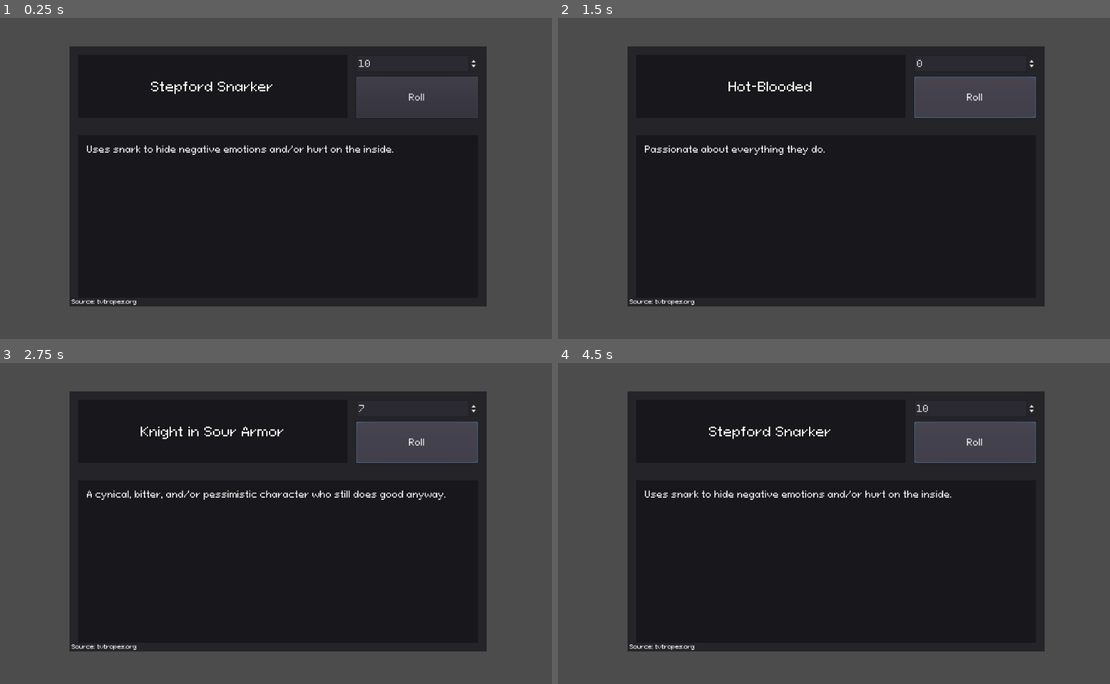
Above: before the commit, frames 1-4 (two rows, left to right).
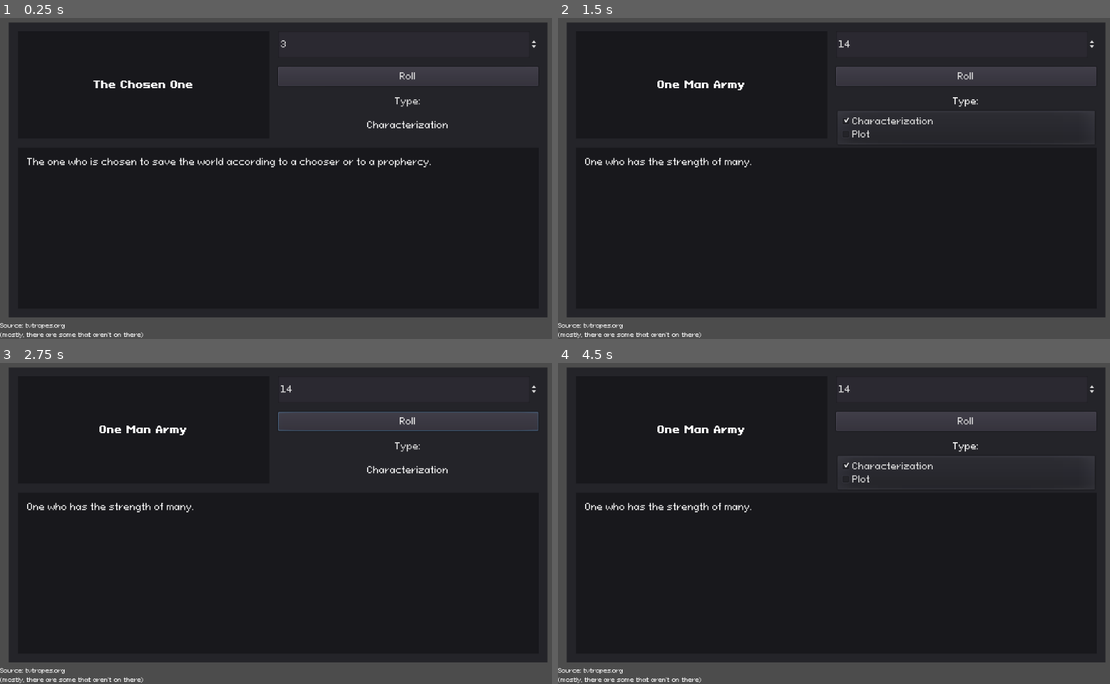
Above: after the commit, the same moments.

Repository: Toy-Sparker/trope_generator_thing
Game: Godot game, scene res://Scenes/SceneHandler.tscn
Same seed, same stepped clock (60 frames per second), same inputs: the game is played once before the commit and once after it.
Inputs (mouse positions are in pixels of both pictures, inside the frame that each line leads up to):
- Up to frame 1 (0.25 s): no input
- Up to frame 2 (1.5 s): click "Roll" at 0.5 s; click (966, 101) at 1.25 s, where only the run after the commit has a clickable "Type:"
- Up to frame 3 (2.75 s): click "Roll" at 2 s
- Up to frame 4 (4.5 s): click (966, 446) at 2.75 s, where only the run after the commit has a clickable "Type:"; click "Roll" at 3.5 s; click (966, 446) at 4.25 s, where only the run after the commit has a clickable "Type:"

The runs differ from the first frame. In frame 1, 32% of the frame differs, in the area x 0-100%, y 1-100%; in frame 2, 33%; in frame 3, 33%; in frame 4, 33%.

Commit message:
Commit #6 (01/01/2023) - Trope Types
- Added trope types
- Added more tropes
- UI is adjusted so that it works better on mobile

Diff:
--- a/Scenes/SceneHandler.tscn
+++ b/Scenes/SceneHandler.tscn
@@ -1,14 +1,16 @@
-[gd_scene load_steps=6 format=2]
+[gd_scene load_steps=8 format=2]
 
-[ext_resource path="res://StyleBoxFlat_Dark.tres" type="StyleBox" id=1]
+[ext_resource path="res://UI Themes/StyleBoxFlat_Dark.tres" type="StyleBox" id=1]
 [ext_resource path="res://Scripts/TropeHandler.gd" type="Script" id=2]
 [ext_resource path="res://Fonts/PIXELOIDSANS.TTF" type="DynamicFontData" id=3]
+[ext_resource path="res://Fonts/PIXELOIDSANS-BOLD.TTF" type="DynamicFontData" id=4]
+
+[sub_resource type="DynamicFont" id=3]
+font_data = ExtResource( 3 )
 
 [sub_resource type="DynamicFont" id=1]
-size = 24
-outline_size = 1
-outline_color = Color( 0, 0, 0, 1 )
-font_data = ExtResource( 3 )
+size = 18
+font_data = ExtResource( 4 )
 
 [sub_resource type="DynamicFont" id=2]
 size = 11
@@ -22,85 +24,119 @@
 [node name="UI" type="CanvasLayer" parent="TropeHandler"]
 
 [node name="BasePanel" type="Panel" parent="TropeHandler/UI"]
-anchor_left = 0.125
-anchor_top = 0.1
-anchor_right = 0.875
-anchor_bottom = 0.9
-margin_right = -6.10352e-05
+anchor_left = 0.016
+anchor_top = 0.027
+anchor_right = 0.984
+anchor_bottom = 0.933
+margin_left = -0.384001
+margin_top = -0.200001
+margin_right = 0.383972
+margin_bottom = 0.200012
 
-[node name="Button" type="Button" parent="TropeHandler/UI/BasePanel"]
-anchor_left = 0.687
-anchor_top = 0.117
-anchor_right = 0.979
-anchor_bottom = 0.275
-margin_left = 0.383972
-margin_top = -0.160004
-margin_right = 0.127991
-text = "Roll"
-
-[node name="SpinBox" type="SpinBox" parent="TropeHandler/UI/BasePanel"]
-anchor_left = 0.687
-anchor_top = 0.033
-anchor_right = 0.979
-anchor_bottom = 0.1
-margin_left = 0.383972
-margin_top = 0.16
-margin_right = 0.127991
-rounded = true
+[node name="TropeTypeLabel" type="Label" parent="TropeHandler/UI/BasePanel"]
+anchor_left = 0.5
+anchor_top = 0.303
+anchor_right = 0.983
+anchor_bottom = 0.394
+margin_top = 0.0159912
+margin_right = 0.319946
+margin_bottom = -0.0320129
+custom_fonts/font = SubResource( 3 )
+text = "Type goes here"
+align = 1
+valign = 1
+autowrap = true
 
 [node name="TropeTitlePanel" type="Panel" parent="TropeHandler/UI/BasePanel"]
-anchor_left = 0.021
-anchor_top = 0.033
-anchor_right = 0.667
-anchor_bottom = 0.275
-margin_left = -0.128002
+anchor_left = 0.017
+anchor_top = 0.03
+anchor_right = 0.483
+anchor_bottom = 0.394
+margin_left = -0.320002
 margin_top = 0.16
-margin_right = -0.256042
+margin_right = 0.319977
+margin_bottom = -0.0320129
 custom_styles/panel = ExtResource( 1 )
 
 [node name="TropeLabel" type="Label" parent="TropeHandler/UI/BasePanel/TropeTitlePanel"]
 anchor_left = 0.032
-anchor_right = 0.968
-anchor_bottom = 1.0
-margin_left = 0.127999
-margin_right = -0.128021
+anchor_top = 0.083
+anchor_right = 0.967593
+anchor_bottom = 0.917
+margin_left = 0.176
+margin_top = 0.0639992
+margin_bottom = -0.0640106
 custom_fonts/font = SubResource( 1 )
 text = "Trope"
 align = 1
 valign = 1
 autowrap = true
+__meta__ = {
+"_edit_use_anchors_": true
+}
 
 [node name="TropeDescPanel" type="Panel" parent="TropeHandler/UI/BasePanel"]
-anchor_left = 0.021
-anchor_top = 0.342
-anchor_right = 0.979
-anchor_bottom = 0.967
-margin_left = -0.128002
-margin_top = -0.160004
-margin_right = 0.127991
+anchor_left = 0.017
+anchor_top = 0.424
+anchor_right = 0.983
+anchor_bottom = 0.97
+margin_left = -0.320002
+margin_top = 0.127991
+margin_right = 0.319946
 margin_bottom = -0.160034
 custom_styles/panel = ExtResource( 1 )
 
 [node name="TropeDescLabel" type="Label" parent="TropeHandler/UI/BasePanel/TropeDescPanel"]
-anchor_right = 1.0
-anchor_bottom = 1.0
-margin_left = 16.0
-margin_top = 16.0
-margin_right = -16.0
-margin_bottom = -16.0
+anchor_left = 0.017
+anchor_top = 0.056
+anchor_right = 0.983
+anchor_bottom = 0.944
+margin_left = 0.223999
+margin_top = -0.128
+margin_right = -0.22406
+margin_bottom = 0.127991
 text = "Trope Description"
 autowrap = true
 
-[node name="SourceLabel" type="Label" parent="TropeHandler/UI/BasePanel"]
-anchor_left = 0.005
-anchor_top = 0.967
-anchor_right = 0.161
+[node name="Button" type="Button" parent="TropeHandler/UI/BasePanel"]
+anchor_left = 0.5
+anchor_top = 0.152
+anchor_right = 0.983
+anchor_bottom = 0.212
+margin_top = -0.256004
+margin_right = 0.319946
+margin_bottom = 2.064
+text = "Roll"
+
+[node name="SpinBox" type="SpinBox" parent="TropeHandler/UI/BasePanel"]
+anchor_left = 0.5
+anchor_top = 0.03
+anchor_right = 0.983
+anchor_bottom = 0.121
+margin_top = 0.16
+margin_right = 0.319946
+margin_bottom = 0.111996
+rounded = true
+
+[node name="TropeTypeMenu" type="MenuButton" parent="TropeHandler/UI/BasePanel"]
+anchor_left = 0.5
+anchor_top = 0.242
+anchor_right = 0.983
+anchor_bottom = 0.294
+margin_top = 0.223991
+margin_right = 0.319946
+margin_bottom = -0.231995
+text = "Type:"
+
+[node name="SourceLabel" type="Label" parent="TropeHandler/UI"]
+anchor_top = 0.947
+anchor_right = 1.0
 anchor_bottom = 1.0
-margin_left = 0.16
-margin_top = -0.160034
-margin_right = 0.35199
+margin_top = -0.200012
 custom_fonts/font = SubResource( 2 )
-text = "Source: tvtropes.org"
+text = "Source: tvtropes.org
+(mostly, there are some that aren't on there)"
+autowrap = true
 
 [connection signal="pressed" from="TropeHandler/UI/BasePanel/Button" to="TropeHandler" method="_on_Button_pressed"]
 [connection signal="value_changed" from="TropeHandler/UI/BasePanel/SpinBox" to="TropeHandler" method="_on_SpinBox_value_changed"]
--- a/Scripts/TropeHandler.gd
+++ b/Scripts/TropeHandler.gd
@@ -4,13 +4,23 @@
 onready var TropeDescLabel = $UI/BasePanel/TropeDescPanel/TropeDescLabel
 onready var RollButton = $UI/BasePanel/Button
 onready var TropeBox = $UI/BasePanel/SpinBox
-var tropeDict = TropeLibrary.TropeDict
+onready var TropeTypeMenu = $UI/BasePanel/TropeTypeMenu
+onready var TropeTypeLabel = $UI/BasePanel/TropeTypeLabel
+var tropeArray = TropeLibrary.TropeArray
+var tropeType = 0
 var tropeNum = 0
 var randNumGen = RandomNumberGenerator.new()
 
 func _ready():
-	print(tropeDict.size())
-	TropeBox.max_value = tropeDict.size()-1
+	TropeTypeMenu.get_popup().connect("index_pressed", self, "_on_TropeTypeMenu_index_pressed")
+
+	for i in TropeLibrary.tropeTypes:
+		TropeTypeMenu.get_popup().add_check_item(i, TropeLibrary.tropeTypes[i])
+
+	TropeBox.max_value = tropeArray[tropeType].size()-1
+
+	TropeTypeLabel.text = TropeTypeMenu.get_popup().get_item_text(tropeType)
+	TropeTypeMenu.get_popup().set_item_checked(tropeType, true)
 
 	roll_trope()
 
@@ -18,10 +28,12 @@
 	roll_trope()
 
 func roll_trope():
-	var getNumber = randNumGen.randi_range(0, tropeDict.size()-1)
+	var getNumber = randNumGen.randi_range(0, tropeArray[tropeType].size()-1)
 
-	while(getNumber == tropeNum):
-		getNumber = randNumGen.randi_range(0, tropeDict.size()-1)
+	# Put this if statement to prevent crashes/freezes
+	if tropeArray[tropeType].size() > 1:
+		while(getNumber == tropeNum):
+			getNumber = randNumGen.randi_range(0, tropeArray[tropeType].size()-1)
 
 	tropeNum = getNumber
 	TropeBox.value = tropeNum
@@ -33,5 +45,28 @@
 
 func _on_SpinBox_value_changed(value):
 	tropeNum = value
-	TropeLabel.text = tropeDict.keys()[tropeNum]
-	TropeDescLabel.text = tropeDict.values()[tropeNum]
+	SetTrope()
+
+func SetTrope():
+	TropeLabel.text = tropeArray[tropeType].keys()[tropeNum]
+	TropeDescLabel.text = tropeArray[tropeType].values()[tropeNum]
+
+func _on_TropeTypeMenu_index_pressed(index):
+	tropeType = index
+	print(tropeType)
+
+	if tropeNum > tropeArray[tropeType].size()-1:
+		var getDiff = tropeNum - tropeArray[tropeType].size()
+		tropeNum -= getDiff
+	else:
+		SetTrope()
+
+	TropeBox.max_value = tropeArray[tropeType].size()-1
+
+	for i in TropeTypeMenu.get_popup().get_item_count():
+		TropeTypeMenu.get_popup().set_item_checked(i, false)
+
+	TropeTypeMenu.get_popup().set_current_index(index)
+	TropeTypeMenu.get_popup().set_item_checked(index, true)
+	TropeTypeLabel.text = TropeTypeMenu.get_popup().get_item_text(index)
+	TropeBox.value = tropeNum
--- a/Scripts/TropeLibrary.gd
+++ b/Scripts/TropeLibrary.gd
@@ -1,68 +1,49 @@
 extends Node
 
 enum tropeTypes {
-	characterization,
-	plot,
-	archetypes
+	Characterization,
+	Plot
 }
 
-var TropeDict : Dictionary = {
-	"Hot-Blooded":
-		"Passionate about everything they do.",
-
-	"The Woobie":
-		"Suffers a lot and needs a hug.",
-
-	"Deadpan Snarker":
-		"Drily snarks regularly.",
-
-	"The Chosen One":
-		"The one who is chosen to save the world according to a chooser or to a prophercy.",
-
-	"Apocalypse Maiden":
-		"A person is chosen to bring end the world.",
-
-	"Anti-Hero":
-		"A hero who does unheroic things and/or has a unheroic personality.",
-
-	"The Antichrist":
-		"The chosen one but evil.",
-
-	"Knight in Sour Armor":
-		"A cynical, bitter, and/or pessimistic character who still does good anyway.",
-
-	"The Snark Knight":
-		"A world-weary character finds everyone worth snarking at, themselves included.",
-
-	"Stepford Smiler":
-		"Happy on the outside. Depressed/empty/unstable on the inside.",
-
-	"Stepford Snarker":
-		"Uses snark to hide negative emotions and/or hurt on the inside.",
-
-	"Shrinking Violet":
-		"An insecure and very shy person.",
-
-	"Tranquil Fury":
-		"Calm, but serious and violently angry.",
-
-	"Anti-Nihilist":
-		"Believes that life may be meaningless, but we can give it our own meaning.",
-
-	"One Man Army":
-		"One who has the strength of many.",
-
-	"Ax-Crazy":
-		"Dangerously unhinged, unstable, and prone to random violence.",
-
-	"The Eeyore":
-		"Perpetually depressed and pessimistic character.",
-
-	"Despair Event Horizon":
-		"Point of losing all hope.",
-
-	"Byronic Hero":
-		"A troubled, brooding, sometimes selfish outcast whose passions and strive towards a goal cause drama.",
-
-	"Sanity Slippage": "Becomes increasingly insane throughout the story."
-}
+# 0 - Characterization, 1 - plot
+var TropeArray = [
+	{
+		"Hot-Blooded": "Passionate about everything they do.",
+		"The Woobie": "Suffers a lot and needs a hug.",
+		"Deadpan Snarker": "Drily snarks regularly.",
+		"The Chosen One": "The one who is chosen to save the world according to a chooser or to a prophercy.",
+		"Apocalypse Maiden": "A person is chosen to bring end the world.",
+		"Anti-Hero": "A hero who does unheroic things and/or has a unheroic personality.",
+		"The Antichrist": "The chosen one but evil.",
+		"Knight in Sour Armor": "A cynical, bitter, and/or pessimistic character who still does good anyway.",
+		"The Snark Knight": "A world-weary character finds everyone worth snarking at, themselves included.",
+		"Stepford Smiler": "Happy on the outside. Depressed/empty/unstable on the inside.",
+		"Stepford Snarker": "Uses snark to hide negative emotions and/or hurt on the inside.",
+		"Shrinking Violet": "An insecure and very shy person.",
+		"Tranquil Fury": "Calm, but serious and violently angry.",
+		"Anti-Nihilist": "Believes that life may be meaningless, but we can give it our own meaning.",
+		"One Man Army": "One who has the strength of many.",
+		"Ax-Crazy": "Dangerously unhinged, unstable, and prone to random violence.",
+		"The Eeyore": "Perpetually depressed and pessimistic character.",
+		"Despair Event Horizon": "Point of losing all hope.",
+		"Byronic Hero": "A troubled, brooding, sometimes selfish outcast whose passions and strive towards a goal cause drama.",
+		"Sanity Slippage": "Becomes increasingly insane throughout the story.",
+		"Plucky Comic Relief": "Character whose main purpose is behaving in a silly or is full of comical behavior for the rule of comedy.",
+	},
+	{
+		"15 Minutes of Fame": "Character gets famous for a bit",
+		"Enemies to Lovers": "Two characters start as hateful towards eachother until both of them develop romantic feelings for the other.",
+		"Abuse Mistake": "Something innocent is mistaken for abuse or vice versa.",
+		"All for Nothing": "The results of a complex story/plot are all undone in one fell swoop.",
+		"The B Grade": "Someone gets upset over getting a grade that is slightly less than perfect.",
+		"Be Careful What You Wish For": "A character's wish is granted, and they regret wishing for it.",
+		"Earn Your Happy Ending": "Characters go through hell.... but end up happy in the end as a result.",
+		"Downer Ending": "An ending intended to sadden the viewers.",
+		"Accidental Hero": "A person performs a heroic action by complete accident.",
+		"Accidental Marriage": "Someone gets married accidentally.",
+		"Alien Invasion": "Aliens plan to invade a planet.",
+		"Be Yourself": "Don't try to be someone else, just be yourself.",
+		"Becoming the Mask": "Becoming what you're pretending to be.",
+		"Cabin Fever": "Going mad from being in an isolated area without outside contact for an extended period."
+	}
+]
--- /dev/null
+++ b/UI Themes/StyleBoxFlat_Normal_MenuButton.tres
@@ -0,0 +1,15 @@
+[gd_resource type="StyleBoxFlat" format=2]
+
+[resource]
+bg_color = Color( 0.243137, 0.235294, 0.27451, 1 )
+border_width_left = 8
+border_width_top = 8
+border_width_right = 8
+border_width_bottom = 8
+border_color = Color( 0.32549, 0.313726, 0.360784, 1 )
+border_blend = true
+corner_radius_top_left = 2
+corner_radius_top_right = 2
+corner_radius_bottom_right = 2
+corner_radius_bottom_left = 2
+anti_aliasing = false
--- /dev/null
+++ b/UI Themes/UI.tres
@@ -0,0 +1,13 @@
+[gd_resource type="Theme" load_steps=4 format=2]
+
+[ext_resource path="res://Fonts/PIXELOIDSANS.TTF" type="DynamicFontData" id=2]
+
+[sub_resource type="DynamicFont" id=1]
+font_data = ExtResource( 2 )
+
+[sub_resource type="DynamicFont" id=2]
+font_data = ExtResource( 2 )
+
+[resource]
+default_font = SubResource( 2 )
+Fonts/fonts/normal = SubResource( 1 )
--- a/UI.tres
+++ /dev/null
@@ -1,10 +0,0 @@
-[gd_resource type="Theme" load_steps=3 format=2]
-
-[ext_resource path="res://Fonts/PIXELOIDSANS.TTF" type="DynamicFontData" id=1]
-
-[sub_resource type="DynamicFont" id=1]
-font_data = ExtResource( 1 )
-
-[resource]
-default_font = SubResource( 1 )
-Fonts/fonts/normal = SubResource( 1 )
--- a/project.godot
+++ b/project.godot
@@ -21,7 +21,7 @@
 [gui]
 
 common/drop_mouse_on_gui_input_disabled=true
-theme/custom="res://UI.tres"
+theme/custom="res://UI Themes/UI.tres"
 
 [physics]
 
Renamed: StyleBoxFlat_Dark.tres -> UI Themes/StyleBoxFlat_Dark.tres
Not shown, changed: index.html
Not shown, changed: trope_gen_test.js
Not shown, changed: trope_gen_test.pck
Not shown, changed: trope_gen_test.service.worker.js
Not shown, changed: trope_gen_test.wasm
